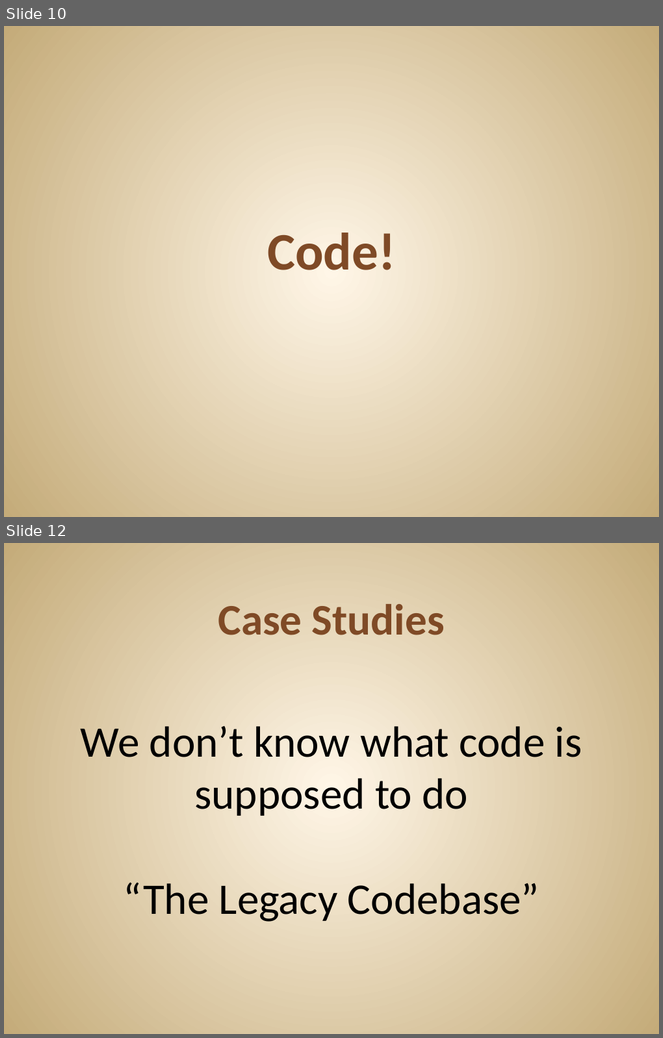
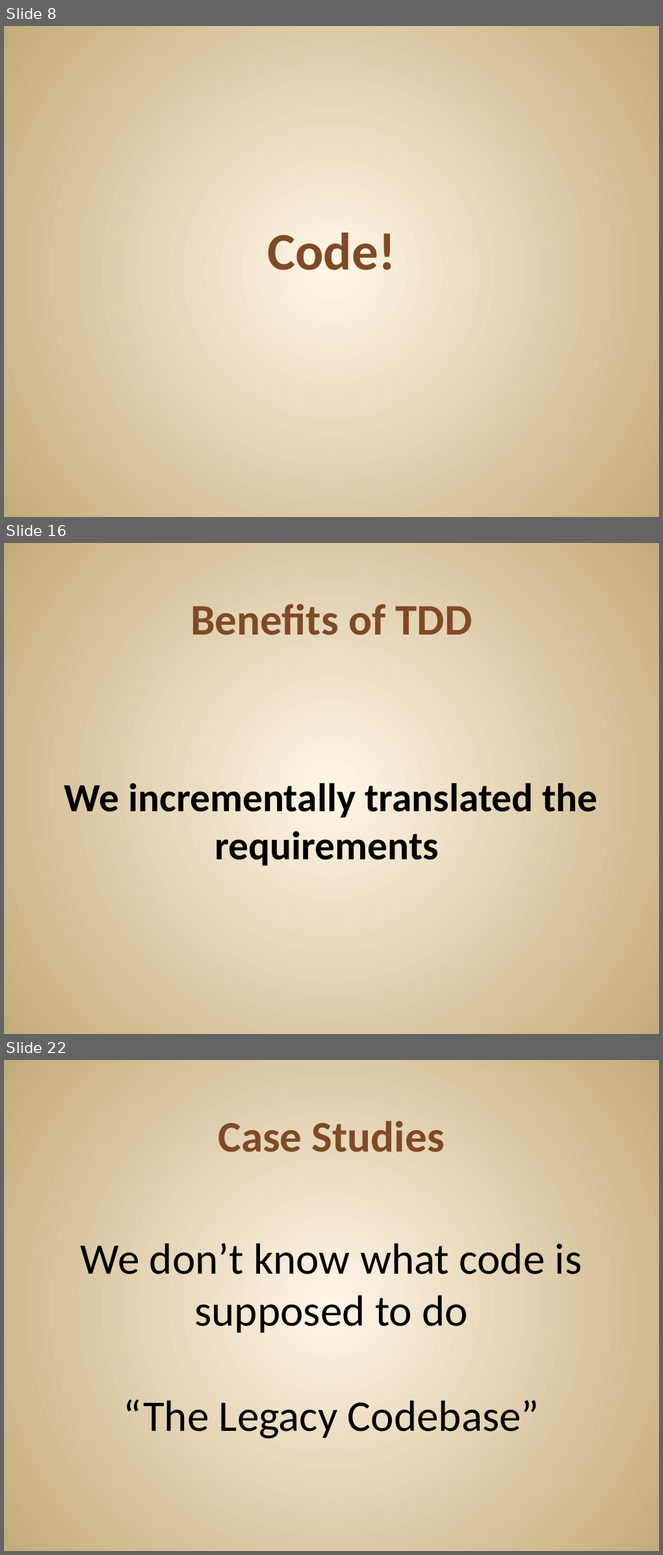
Before and after one commit to JonKruger/TDD-In-Action, a slide deck: TDD In Action.pptx. Shown one above the other, each under a label of ours: slides 10 and 12 before the commit, slides 8, 16 and 22 after it; the slides between them are not shown. The pictures are 663x1038 and 663x1555 pixels, drawn with LibreOffice and Linux fonts; fonts in the diff are those of the drawing. Boxes give left, top, right and bottom in pixels: in the first picture for what was removed or moved away, otherwise in the second. Text is boxed around its words. In the diff, an @@ line names an element or a change of style, - is before the commit and + after.

```diff
--- a/TDD In Action.pptx
+++ b/TDD In Action.pptx
@@ slide 16 added at [4,543,659,1034], background gradient #FFF7E8 to #C4AA7A @@
@@ title added at [191,604,473,635], 48 pt, text #804B26, bold @@
+Benefits of TDD
@@ text added at [64,783,598,866], 44 pt, text #000000, bold @@
+We incrementally translated the requirements
@@ what was slide 10 is now slide 8 @@
@@ what was slide 12 is now slide 22 @@
```
Also in this commit, not shown: 1 slide changed, 12 other slides added, 3 slides removed, 1 other file.
